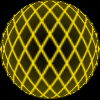
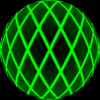
Layered file, before and after one edit (100x100). Changes by layer:
removed layer "Capa 2 copia" over box(0, 0, 100, 99)
added layer "Capa 5" above "Capa 4" over box(0, 0, 100, 100)
showed "Capa 4" over box(0, 0, 100, 99)
